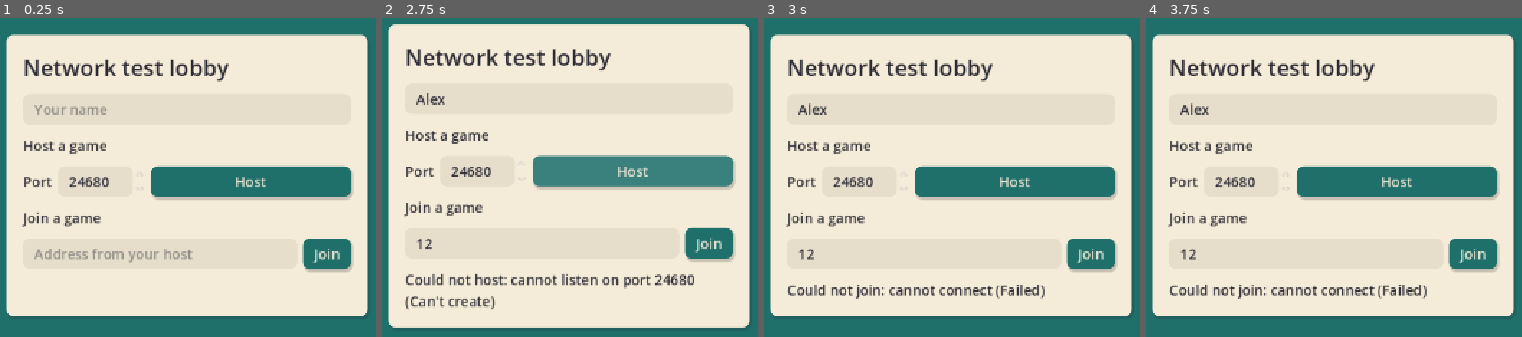
Above: before the commit, frames 1-4 (left to right).
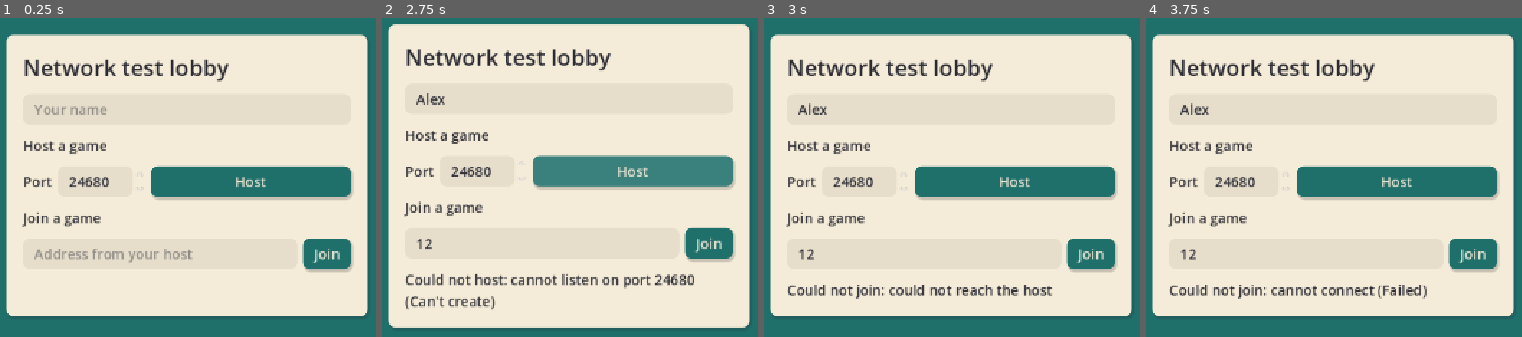
Above: after the commit, the same moments.

Repository: Khushi-v-git/openGaming
Game: Godot game, scene res://tests/manual/lobby_demo.tscn
The game is run twice, just before and just after one commit, with the same random seed, the same clock (stepped at 60 frames per second) and the same inputs. The project has no main scene, so this scene is started directly.
Inputs (mouse positions are in pixels of both pictures, inside the frame that each line leads up to):
- Up to frame 1 (0.25 s): no input
- Up to frame 2 (2.75 s): click (570, 110) at 0.52 s; type "Alex" at 0.6 s; click (543, 254) at 0.75 s; type "12" at 0.83 s; click "Host" at 1.25 s; click "Host" at 2 s
- Up to frame 3 (3 s): click "Join" at 2.75 s
- Up to frame 4 (3.75 s): click "Join" at 3.5 s

Frames 1-2 are identical in both runs. In frame 3, 0.9% of the frame differs, in the area x 35-77%, y 83-89%; in frame 4, nothing differs.

Commit message:
Climb and Slither: manifest and registry registration
manifest.json registers the game (2-4 players, min_active_players 2, the existing app
icon, rules class, no ui_scene yet so it is registered but not listed on the home
screen). Tests check the registry finds it with no errors, the counts agree with the
rules, and rules made from the manifest play a game. Found and fixed along the way:
GameRegistry.validator() returned a Callable that did not keep the registry alive.

Co-Authored-By: Claude Sonnet 5.5 <noreply@anthropic.com>

Diff:
--- a/core/registry/game_registry.gd
+++ b/core/registry/game_registry.gd
@@ -100,6 +100,8 @@
 	return load(_manifests[game_id]["ui_scene"]) as PackedScene
 
 
-## For LobbyClient.game_validator.
+## For LobbyClient.game_validator. The lambda holds this registry alive: a plain
+## Callable to a RefCounted method would not, and would break once the registry went out
+## of scope elsewhere.
 func validator() -> Callable:
-	return has
+	return func(game_id: String) -> bool: return has(game_id)
--- /dev/null
+++ b/games/climb_and_slither/tests/test_manifest.gd
@@ -0,0 +1,109 @@
+extends GutTest
+## The game registers itself through its manifest, with no change to core/.
+
+const GAME_DIR: String = "res://games/climb_and_slither"
+const MANIFEST: String = GAME_DIR + "/manifest.json"
+
+
+func _registry() -> GameRegistry:
+	var registry: GameRegistry = GameRegistry.new()
+	registry.load_from("res://games")
+	return registry
+
+
+func test_the_manifest_is_valid() -> void:
+	var loaded: Dictionary = ManifestLoader.load_manifest(MANIFEST, GAME_DIR)
+	assert_true(CoreResult.is_ok(loaded), str(loaded))
+	var manifest: Dictionary = loaded["manifest"]
+	assert_eq(manifest["id"], "climb_and_slither")
+	assert_eq(manifest["display_name"], "Climb and Slither")
+	assert_eq(manifest["min_players"], 2)
+	assert_eq(manifest["max_players"], 4)
+
+
+func test_scanning_the_games_folder_registers_it_without_errors() -> void:
+	var registry: GameRegistry = GameRegistry.new()
+	var result: Dictionary = registry.load_from("res://games")
+	assert_eq(result["errors"], [], "no broken manifests under games/")
+	assert_true(registry.has("climb_and_slither"))
+	assert_true("climb_and_slither" in result["registered"])
+
+
+func test_the_id_matches_the_folder_the_rules_and_the_name_rules() -> void:
+	var manifest: Dictionary = _registry().get_manifest("climb_and_slither")
+	assert_eq(manifest["id"], GAME_DIR.get_file())
+	assert_eq(manifest["id"], ClimbAndSlitherRules.GAME_ID)
+
+
+func test_the_icon_exists_inside_the_game_folder() -> void:
+	var manifest: Dictionary = _registry().get_manifest("climb_and_slither")
+	assert_true(manifest["icon"].begins_with(GAME_DIR + "/"))
+	assert_true(FileAccess.file_exists(manifest["icon"]), "icon file %s exists" % manifest["icon"])
+	assert_gt(FileAccess.get_file_as_string(manifest["icon"]).length(), 100, "it is a real image, not an empty placeholder")
+
+
+func test_player_counts_agree_between_the_manifest_and_the_rules() -> void:
+	var manifest: Dictionary = _registry().get_manifest("climb_and_slither")
+	assert_eq(manifest["min_players"], ClimbAndSlitherRules.MIN_PLAYERS)
+	assert_eq(manifest["max_players"], ClimbAndSlitherRules.MAX_PLAYERS)
+	assert_eq(manifest["max_players"], ClimbAndSlitherRules.COLORS.size(), "one player color per seat")
+
+
+func test_the_registry_knows_which_player_counts_are_allowed() -> void:
+	var registry: GameRegistry = _registry()
+	for count: int in [2, 3, 4]:
+		assert_true(registry.supports_player_count("climb_and_slither", count), "%d players" % count)
+	for count: int in [0, 1, 5, 8]:
+		assert_false(registry.supports_player_count("climb_and_slither", count), "%d players" % count)
+
+
+func test_the_game_can_carry_on_with_two_players_present() -> void:
+	var manifest: Dictionary = _registry().get_manifest("climb_and_slither")
+	assert_eq(manifest["min_active_players"], 2)
+	assert_lte(manifest["min_active_players"], manifest["min_players"])
+
+
+func test_a_game_without_a_ui_yet_is_registered_but_not_listed_on_the_home_screen() -> void:
+	var registry: GameRegistry = _registry()
+	assert_eq(registry.get_manifest("climb_and_slither")["ui_scene"], "")
+	assert_false(registry.has_ui("climb_and_slither"))
+	assert_null(registry.load_ui_scene("climb_and_slither"))
+	for manifest: Dictionary in registry.playable():
+		assert_ne(manifest["id"], "climb_and_slither")
+
+
+func test_the_registry_creates_working_rules_from_the_manifest() -> void:
+	var rules: RefCounted = _registry().create_rules("climb_and_slither")
+	assert_not_null(rules)
+	assert_true(rules is ClimbAndSlitherRules)
+	for method: String in ["new_game", "apply", "view_for", "settle", "validate_state"]:
+		assert_true(rules.has_method(method), method)
+	var created: Dictionary = rules.call("new_game", ["a", "b"], ClimbBoard.load_file()["board"], {}, 5)
+	assert_true(CoreResult.is_ok(created))
+
+
+func test_two_rules_objects_from_the_registry_are_independent() -> void:
+	var registry: GameRegistry = _registry()
+	assert_ne(registry.create_rules("climb_and_slither"), registry.create_rules("climb_and_slither"))
+
+
+func test_a_game_played_through_registry_made_rules_finishes() -> void:
+	var rules: RefCounted = _registry().create_rules("climb_and_slither")
+	var state: Dictionary = rules.call("new_game", ["a", "b", "c"], ClimbBoard.load_file()["board"], {}, 2025)["state"]
+	var guard: int = 0
+	while state["phase"] == "in_progress" and guard < 5000:
+		guard += 1
+		state = rules.call("apply", state, state["current_player"], {"type": "roll"})["state"]
+	assert_eq(state["phase"], "finished")
+
+
+func test_a_client_whose_app_has_this_game_accepts_a_host_playing_it() -> void:
+	var validator: Callable = _registry().validator()
+	assert_true(validator.call("climb_and_slither"))
+	assert_false(validator.call("some_other_game"))
+
+
+func test_the_game_folder_follows_the_layout_in_claude_md() -> void:
+	for sub: String in ["data", "rules", "tests", "assets"]:
+		assert_true(DirAccess.dir_exists_absolute(GAME_DIR + "/" + sub), sub)
+	assert_true(FileAccess.file_exists(GAME_DIR + "/data/classic_board.json"))
--- a/tests/core/test_game_registry.gd
+++ b/tests/core/test_game_registry.gd
@@ -324,3 +324,15 @@
 	assert_not_null(registry.create_rules("no_ui"))
 	assert_null(registry.load_ui_scene("no_ui"))
 	assert_true(registry.supports_player_count("no_ui", 3))
+
+
+func test_the_validator_keeps_working_after_the_registry_variable_is_gone() -> void:
+	var validator: Callable = _make_validator()
+	assert_true(validator.call("alpha"))
+	assert_false(validator.call("nope"))
+
+
+func _make_validator() -> Callable:
+	var registry: GameRegistry = GameRegistry.new()
+	registry.load_from(FIXTURES)
+	return registry.validator()  # the registry local dies when this function returns
Not shown, added: games/climb_and_slither/manifest.json
Not shown, added: games/climb_and_slither/tests/test_manifest.gd.uid
